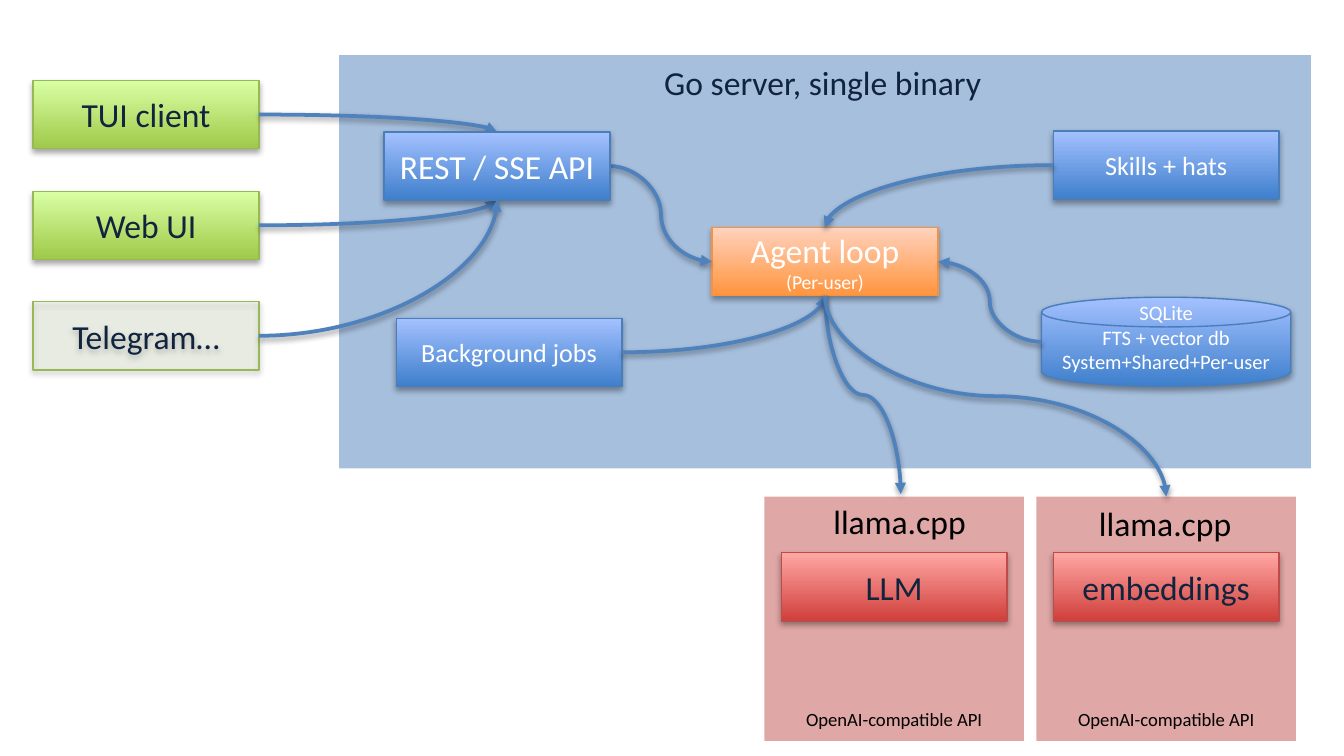
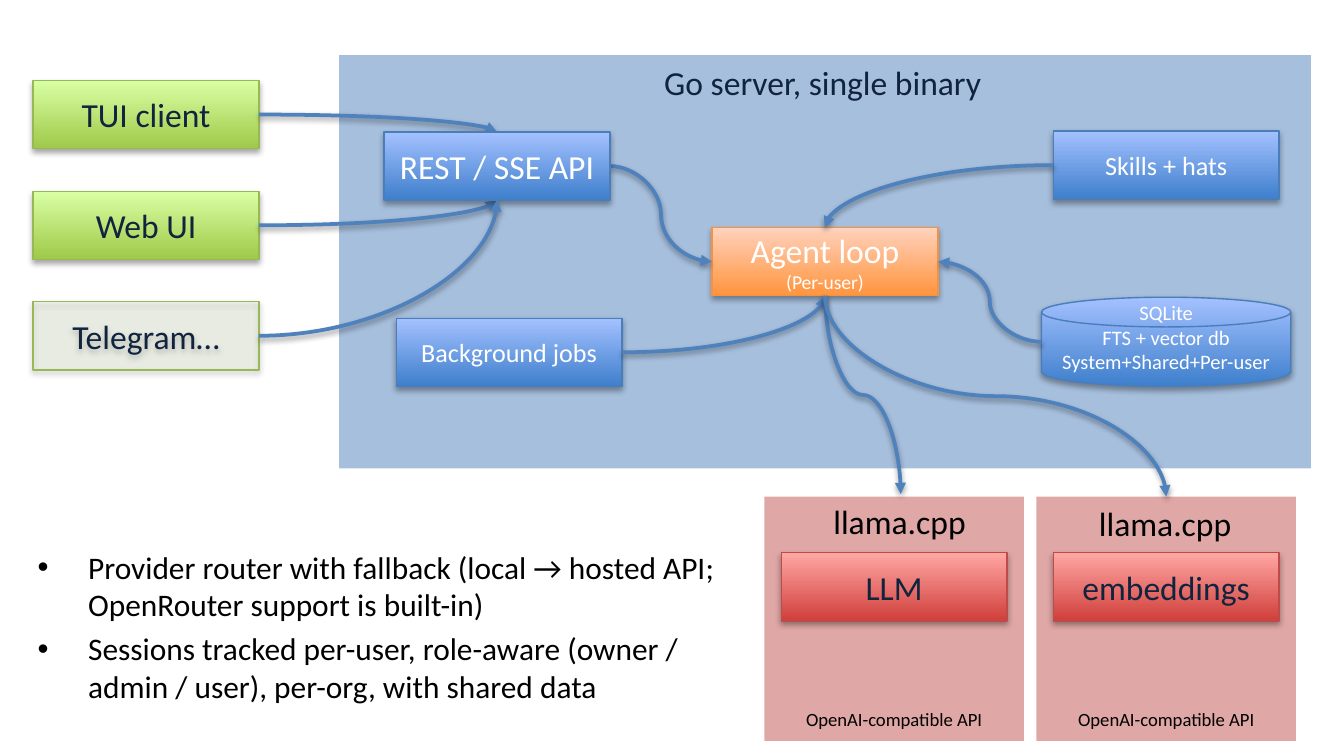
Before and after one commit to ivoras/harlequin, a slide deck: slide 5 of docs/croai2026/slides-pptx.pptx. Drawn at 1344x756 pixels with LibreOffice and Linux fonts; fonts in the diff are those of the drawing. Boxes give left, top, right and bottom in pixels: in the first picture for what was removed or moved away, otherwise in the second. Text is boxed around its words. In the diff, an @@ line names an element or a change of style, - is before the commit and + after.

```diff
--- a/docs/croai2026/slides-pptx.pptx
+++ b/docs/croai2026/slides-pptx.pptx
@@ text added at [88, 556, 714, 704], 16.8 pt, text #000000 @@
+• Provider router with fallback (local → hosted API; OpenRouter support is built-in)
+• Sessions tracked per-user, role-aware (owner / admin / user), per-org, with shared data
```
Also in this commit, not shown: 4 other slides changed, 1 slide added, 1 slide removed.
